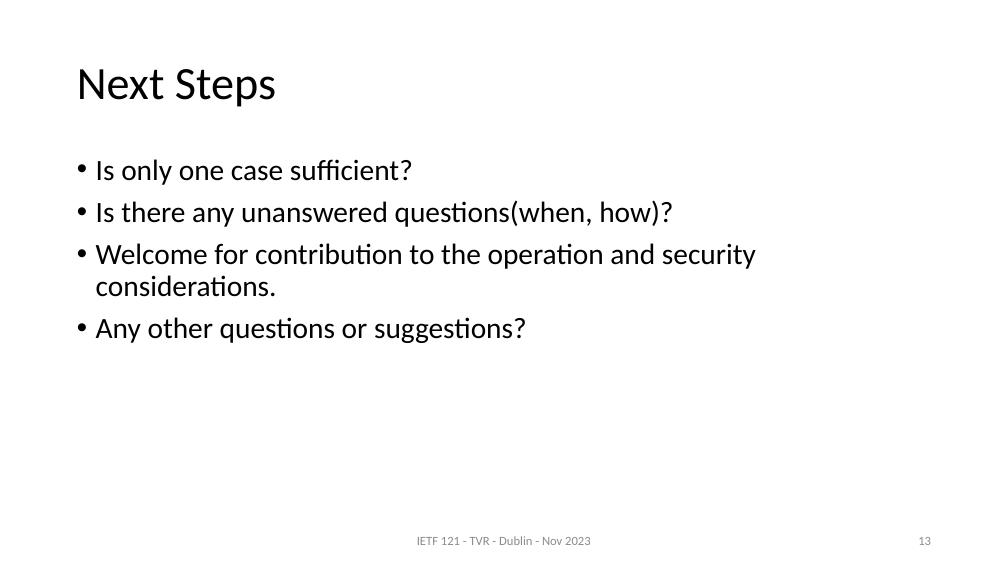
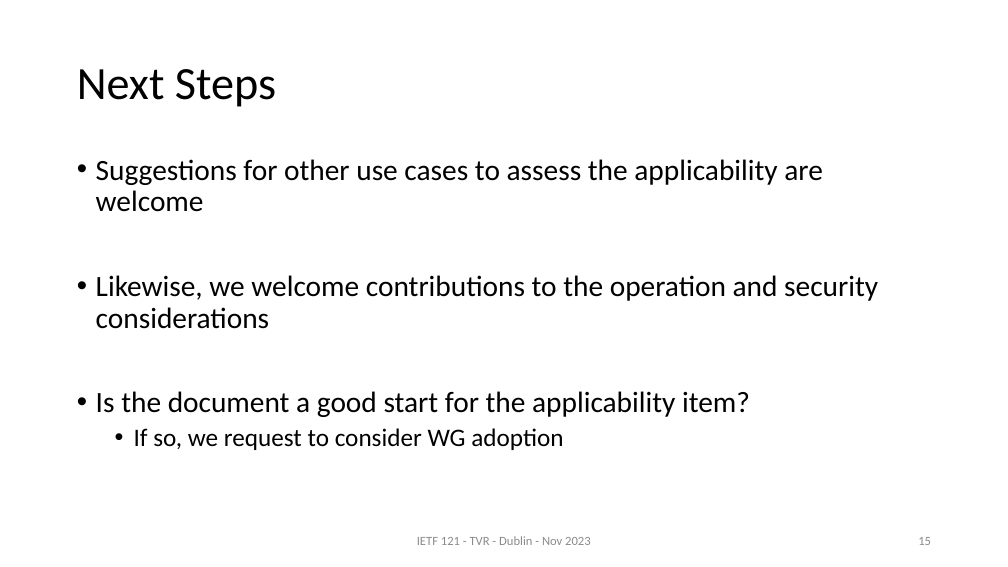
Before and after one commit to zhangli-abcd/TVR-Applicability, a slide deck: slide 15 of slides-121-tvr-applicability-statement v01.pptx (slide 13 before the commit). Drawn at 1008x567 pixels with LibreOffice and Linux fonts; fonts in the diff are those of the drawing. Boxes give left, top, right and bottom in pixels: in the first picture for what was removed or moved away, otherwise in the second. Text is boxed around its words. In the diff, an @@ line names an element or a change of style, - is before the commit and + after.

```diff
--- a/slides-121-tvr-applicability-statement v01.pptx
+++ b/slides-121-tvr-applicability-statement v01.pptx
@@ text at [96, 159, 878, 450]: text changed @@
-• Is only one case sufficient?
-• Is there any unanswered questions(when, how)?
-• Welcome for contribution to the operation and security considerations.
-• Any other questions or suggestions?
+• Suggestions for other use cases to assess the applicability are welcome
+• Likewise, we welcome contributions to the operation and security considerations
+• Is the document a good start for the applicability item?
+  • If so, we request to consider WG adoption
```
Also in this commit, not shown: 11 other slides changed, 2 slides added.
